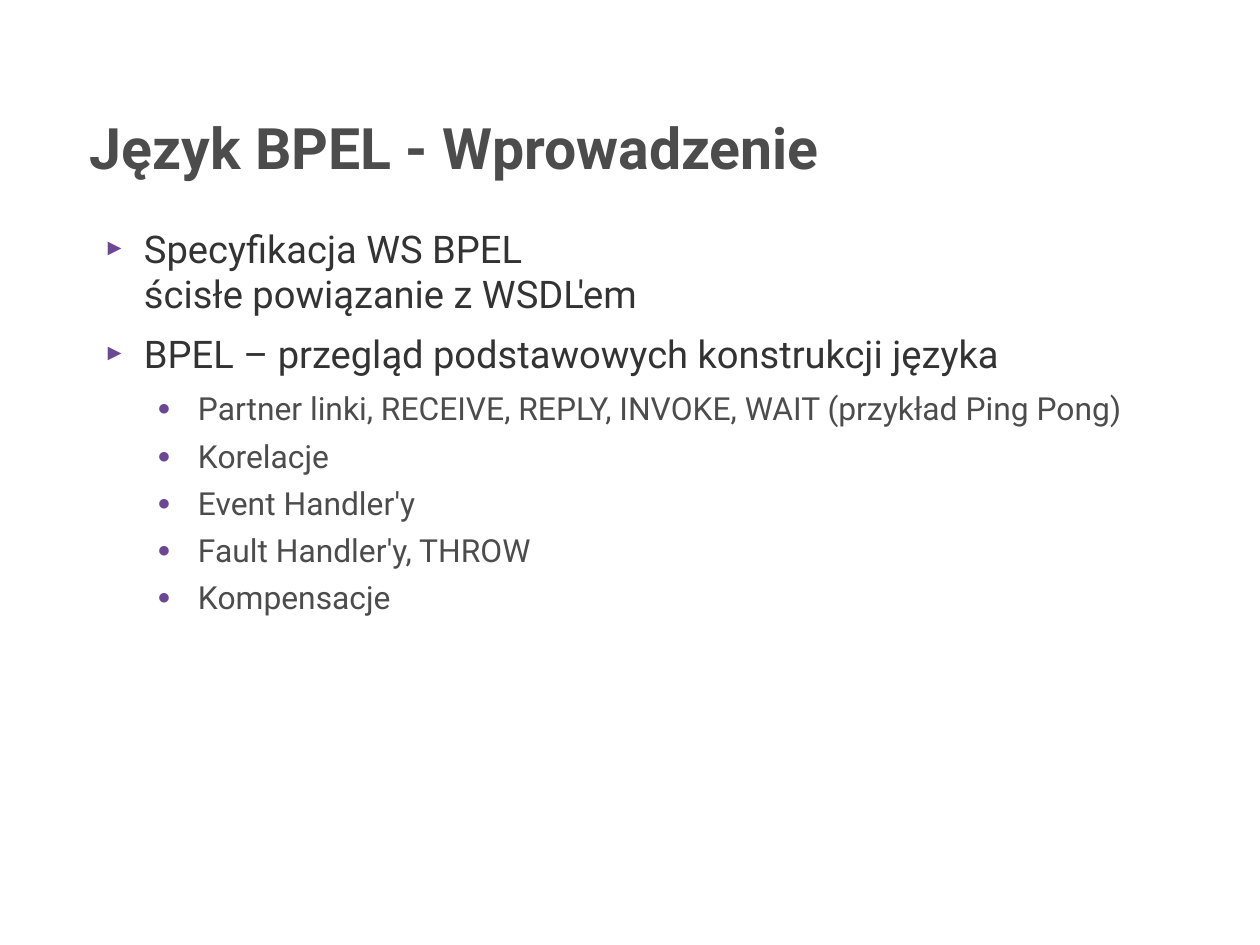
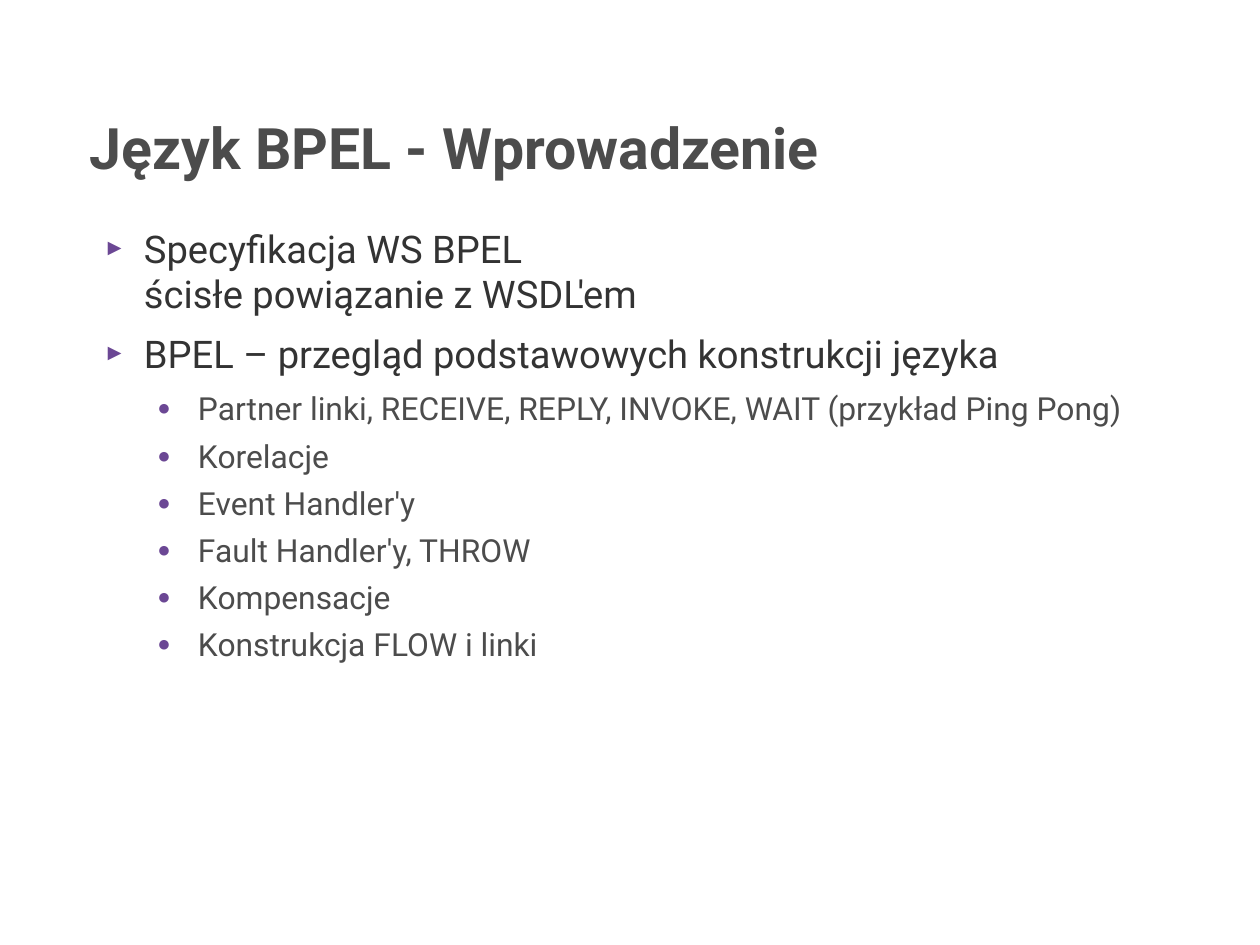
Before and after one commit to rafalrusin/ode-smx-jug, a slide deck: slide 3 of ode.odp. Drawn at 1260x945 pixels with LibreOffice and Linux fonts; fonts in the diff are those of the drawing; background and template pictures are left out. Boxes give left, top, right and bottom in pixels: in the first picture for what was removed or moved away, otherwise in the second. Text is boxed around its words. In the diff, an @@ line names an element or a change of style, - is before the commit and + after.

Commit message:
Flow

```diff
--- a/ode.odp
+++ b/ode.odp
@@ text at (198, 632, 538, 663): paragraph added @@
+  ● Konstrukcja FLOW i linki
```
Also in this commit, not shown: 1 other file.
